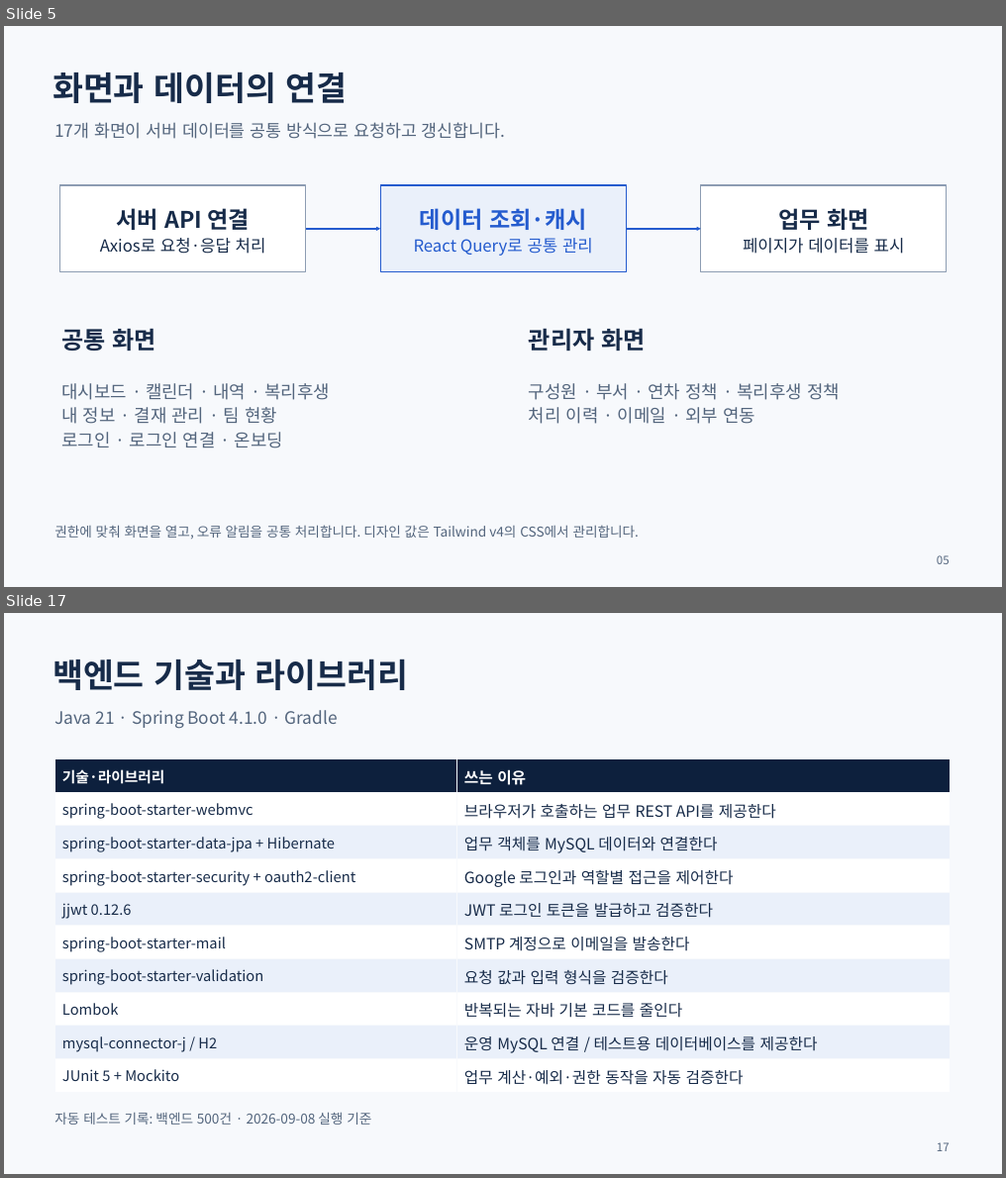
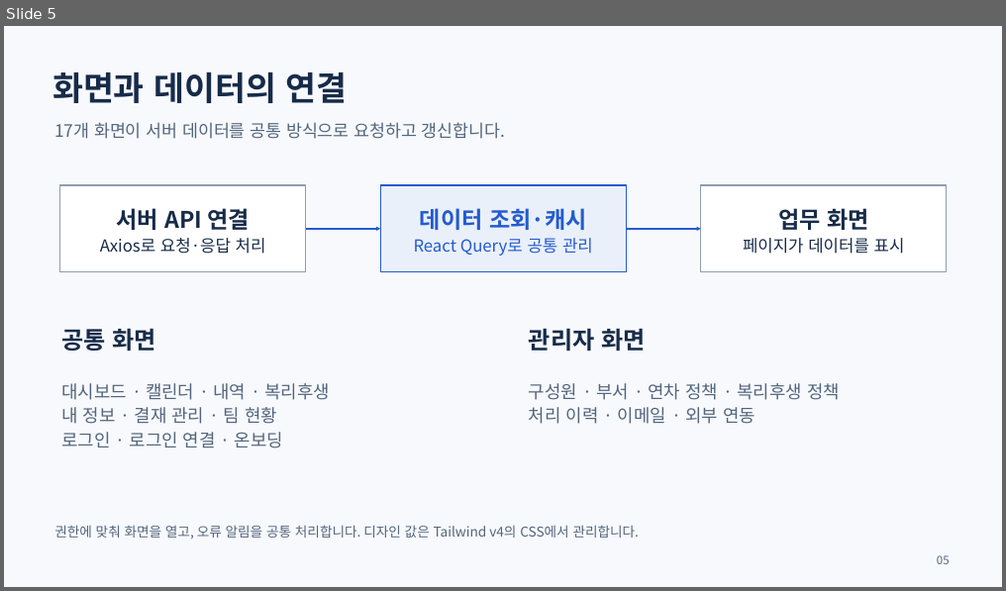
Before and after one commit to yejun9052/mlsoft-first-project, a slide deck: docs/발표자료/연차ON-프로젝트-소개-2026-09-11.pptx. Shown one above the other, each under a label of ours: slides 5 and 17 before the commit, slide 5 after it; the slides between them are not shown. The pictures are 1006x1178 and 1006x591 pixels, drawn with LibreOffice and Linux fonts; fonts in the diff are those of the drawing. Boxes give left, top, right and bottom in pixels: in the first picture for what was removed or moved away, otherwise in the second. Text is boxed around its words. In the diff, an @@ line names an element or a change of style, - is before the commit and + after.

```diff
--- a/docs/발표자료/연차ON-프로젝트-소개-2026-09-11.pptx
+++ b/docs/발표자료/연차ON-프로젝트-소개-2026-09-11.pptx
@@ slide 17 removed at (4, 613, 1002, 1174), background #F7F9FC @@
@@ text removed at (53, 659, 408, 690) @@
-백엔드 기술과 라이브러리
@@ text removed at (54, 710, 338, 729) @@
-Java 21 · Spring Boot 4.1.0 · Gradle
@@ table removed at (54, 759, 950, 1092), 10 rows, 2 columns @@
-기술·라이브러리 | 쓰는 이유
-spring-boot-starter-webmvc | 브라우저가 호출하는 업무 REST API를 제공한다
-spring-boot-starter-data-jpa + Hibernate | 업무 객체를 MySQL 데이터와 연결한다
-spring-boot-starter-security + oauth2-client | Google 로그인과 역할별 접근을 제어한다
-jjwt 0.12.6 | JWT 로그인 토큰을 발급하고 검증한다
-spring-boot-starter-mail | SMTP 계정으로 이메일을 발송한다
-spring-boot-starter-validation | 요청 값과 입력 형식을 검증한다
-Lombok | 반복되는 자바 기본 코드를 줄인다
-mysql-connector-j / H2 | 운영 MySQL 연결 / 테스트용 데이터베이스를 제공한다
-JUnit 5 + Mockito | 업무 계산·예외·권한 동작을 자동 검증한다
@@ text removed at (54, 1112, 371, 1125) @@
-자동 테스트 기록: 백엔드 500건 · 2026-09-08 실행 기준
@@ text removed at (937, 1143, 949, 1152) @@
-17
```
Also in this commit, not shown: 11 slides changed, 2 slides added, 6 other slides removed, 3 other files.
